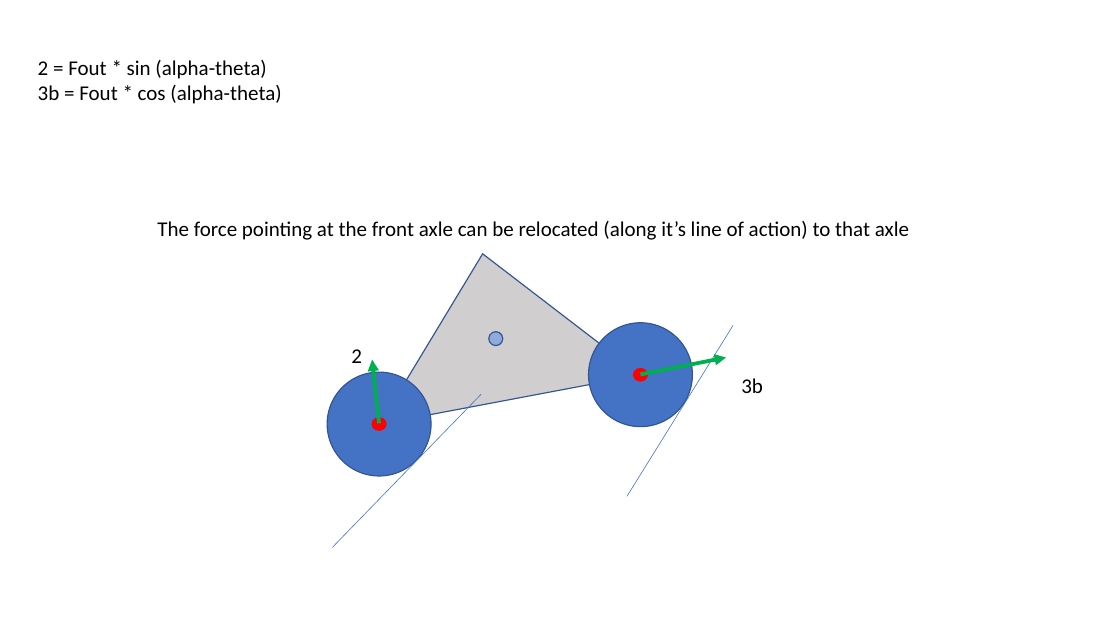
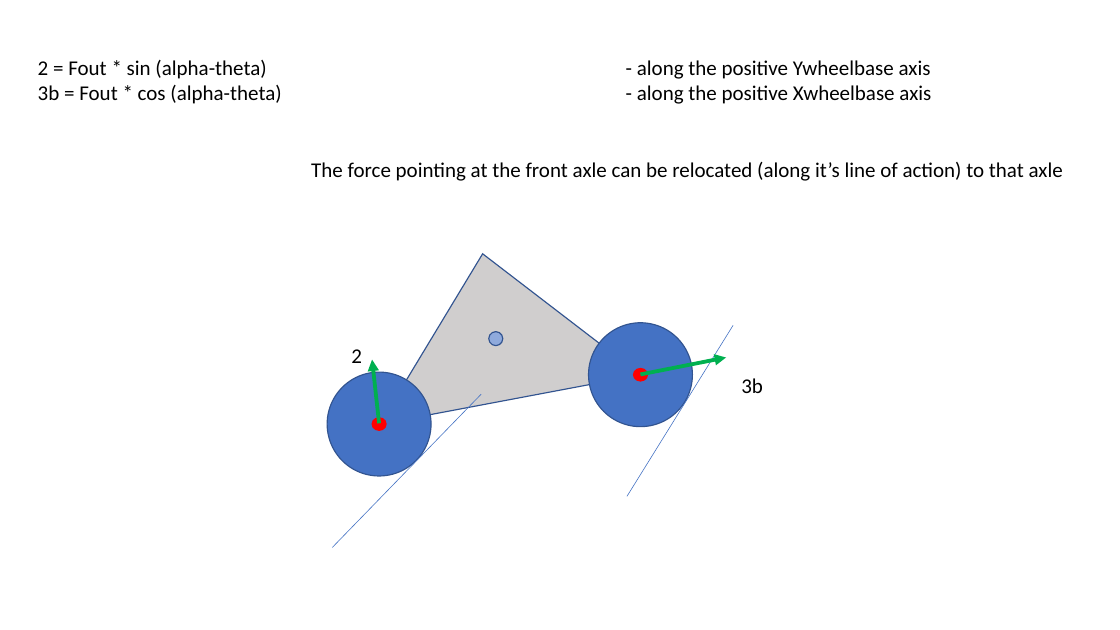
Before and after one commit to rhambleton/drive2d, a slide deck: slide 9 of vehicle forces.pptx (slide 4 before the commit). Drawn at 1120x630 pixels with LibreOffice and Linux fonts; fonts in the diff are those of the drawing. Boxes give left, top, right and bottom in pixels: in the first picture for what was removed or moved away, otherwise in the second. Text is boxed around its words. In the diff, an @@ line names an element or a change of style, - is before the commit and + after.

Commit message:
force model details

```diff
--- a/vehicle forces.pptx
+++ b/vehicle forces.pptx
@@ text at box(38, 60, 931, 104): text changed @@
-2 = Fout * sin (alpha-theta)
-3b = Fout * cos (alpha-theta)
+2 = Fout * sin (alpha-theta) - along the positive Ywheelbase axis
+3b = Fout * cos (alpha-theta) - along the positive Xwheelbase axis
@@ text "The force pointing at the ...": place and size @@
-text "The force pointing at the ..." at box(157, 221, 909, 240)
+text "The force pointing at the ..." at box(311, 162, 1063, 181)
```
Also in this commit, not shown: 11 other slides changed, 6 slides added, 2 slides removed, 1 other file.
